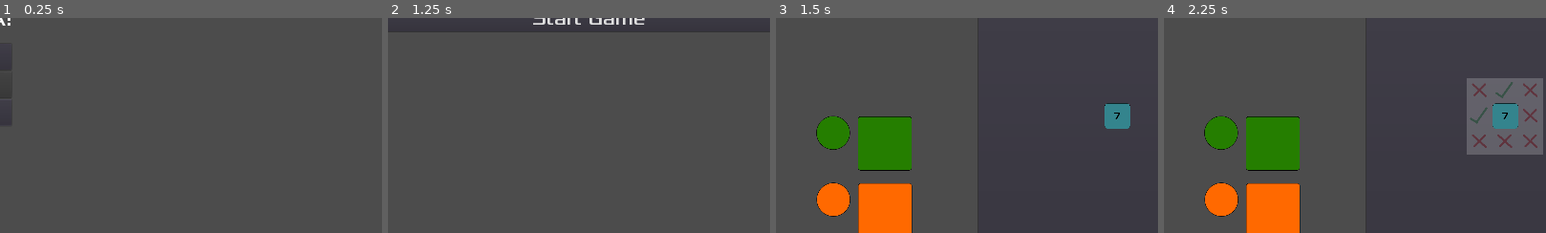
Above: before the commit, frames 1-4 (left to right).
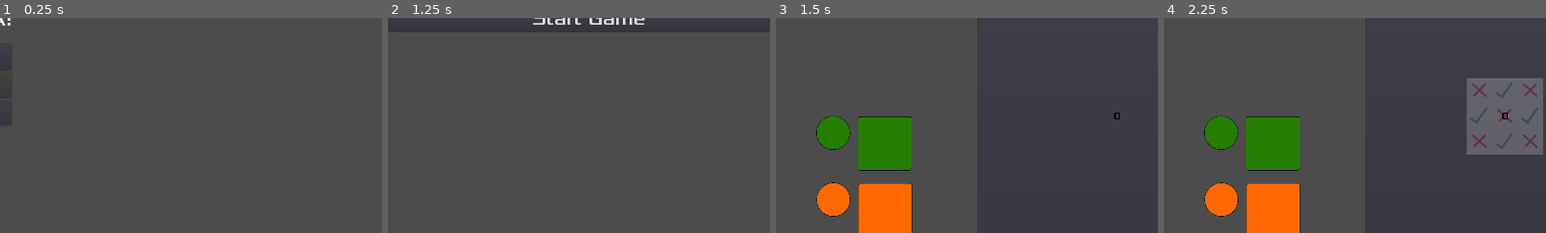
Above: after the commit, the same moments.

Repository: Structed/alcaramba
Game: Godot game, scene res://Drawable/MainMenu/MainMenu.tscn
Same seed, same stepped clock (60 frames per second), same inputs: the game is played once before the commit and once after it.
Inputs:
- Up to frame 1 (0.25 s): no input
- Up to frame 2 (1.25 s): click "New Game" at 0.5 s
- Up to frame 3 (1.5 s): click "Start Game" at 1.25 s
- Up to frame 4 (2.25 s): click "Change Tile" at 2 s
The pictures show only the part of the screen within x 24-74%, y 10-60%; the shares and areas given below are measured in that part.

Frames 1-2 are identical in both runs. In frame 3, 0.8% of the frame differs, in the area x 86-93%, y 39-52%; in frame 4, 1.0%, in the area x 86-98%, y 39-61%.
Error after the commit: Invalid call. Nonexistent function 'get_enabled_walls' in base 'Nil'. (res://Drawable/Town/Town.gd:127)

Commit message:
removed unnecessary update overlay
only relevant change is in line 68

Diff:
--- a/src/alcaramba/Drawable/Town/Town.gd
+++ b/src/alcaramba/Drawable/Town/Town.gd
@@ -10,7 +10,7 @@
 
 # Called when the node enters the scene tree for the first time.
 func _ready():
-	_stack_tiles.initialize_for_game_start() # Implement Player stack and handover/keeping of tiles
+	#_stack_tiles.initialize_for_game_start() # Implement Player stack and handover/keeping of tiles
 	self._placement_mode = 0
 	_stack_tiles.add_card(TileCard.new(_starting_tile_id, 0, TileCard.TileType.START, TileCard.WALL_SIDE_NONE))
 	place_starting_tile()
@@ -64,8 +64,7 @@
 				var cell_to_remove = get_cell(x, y)
 				if cell_to_remove != TileMap.INVALID_CELL && cell_to_remove != _starting_tile_id && is_tile_removable(x, y):
 					var removed_tile_id = remove_tile(x, y)
-					#TODO: send tile to spare tiles
-					update_overlay(_get_border(),_current_tile._id)
+					#TODO 19: send tile to spare tiles
 					draw_placed_tiles()
 
 
@@ -82,7 +81,7 @@
 
 # check if removing this tile would break continouity of town
 func is_tile_removable(x: int, y: int):
-	# TODO: logic for continuity
+	# TODO 15: logic for continuity
 	return true
 
 func place_starting_tile() -> void:
@@ -199,7 +198,10 @@
 # debug functions
 func _on_TextureButton_pressed():
 	#DEBUG
+	var id = -2
+	#while id
 	_current_tile = TileCard.new(randi() % 13 + 1, 0, TileCard.TileType.START, TileCard.WALL_SIDE_NONE)
+	OverlayDebugInfo.set_label("Tile ID",  "Tile ID: "+ _current_tile.get_id() as String)
 	_get_border()
 	update_overlay(_get_border(), _current_tile._id)
 	self._placement_mode = (_placement_mode + 1) % 3
